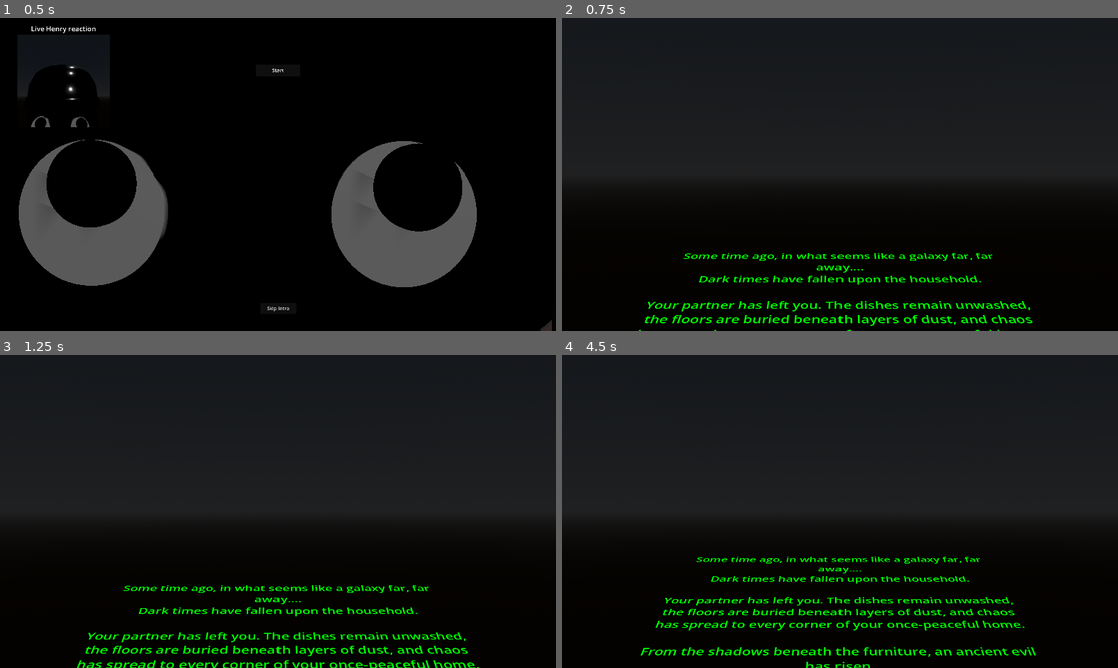
Above: before the commit, frames 1-4 (two rows, left to right).
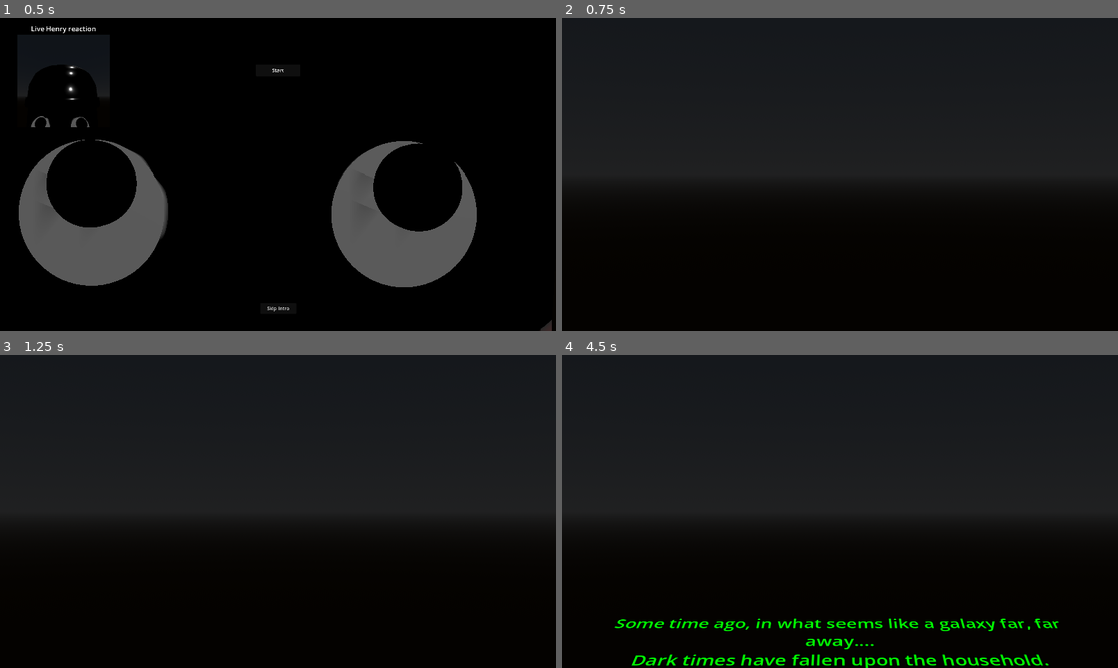
Above: after the commit, the same moments.

Repository: AleksGameJam/game-jam-2026
Game: Godot game, scene res://intro/Intro.tscn
Two runs of this game, one before a commit and one after it. Both use one fixed random seed, a clock stepped at 60 frames per second and the inputs below. Sound files missing from this copy of the repository are replaced by a short silence.
Inputs:
- Up to frame 1 (0.5 s): no input
- Up to frame 2 (0.75 s): click "Start" at 0.5 s
- Up to frame 3 (1.25 s): no input
- Up to frame 4 (4.5 s): hold E (rotate_right) 1.28-2.03 s; hold Space (turbo_mode) 1.28-2.03 s; hold Down (ui_down) 2.03-2.78 s; tap Space (turbo_mode) at 2.1, 3.6 s; hold E (rotate_right) 2.78-3.53 s; hold Space (turbo_mode) 2.78-3.53 s; hold Up (ui_up) 3.53-4.28 s; hold Q (rotate_left) from 4.28 s (still down); hold Space (turbo_mode) from 4.28 s (still down)

Frame 1 is identical in both runs. In frame 2, 2.5% of the frame differs, in the area x 13-85%, y 75-100%; in frame 3, 3.1%; in frame 4, 5.1%, in the area x 9-90%, y 64-100%.

Commit message:
introstuff

Diff:
--- a/intro/Intro.tscn
+++ b/intro/Intro.tscn
@@ -31,7 +31,7 @@
 fov = 30.0
 
 [node name="Label3D" type="Label3D" parent="." unique_id=1232713981]
-transform = Transform3D(1, 0, 0, 0, 0.49347132, 0.86976206, 0, -0.86976206, 0.49347132, 0, -2.373247, -2.8849947)
+transform = Transform3D(1, 0, 0, 0, 0.49347132, 0.86976206, 0, -0.86976206, 0.49347132, 0, -2.7, 0)
 modulate = Color(0, 1, 0, 1)
 text = "Some time ago, in what seems like a galaxy far, far away....
 Dark times have fallen upon the household.
@@ -65,9 +65,9 @@
 anchor_right = 0.5
 anchor_bottom = 1.0
 offset_left = -150.0
-offset_top = -830.0
+offset_top = -230.0
 offset_right = 150.0
-offset_bottom = -730.0
+offset_bottom = -130.0
 grow_horizontal = 2
 grow_vertical = 0
 theme_override_font_sizes/font_size = 32
--- a/intro/label_3d.gd
+++ b/intro/label_3d.gd
@@ -8,7 +8,7 @@
 	# Move up along the node's local Y-axis gradually
 	if has_started:
 		translate(Vector3.UP * speed * delta)
-		await get_tree().create_timer(10.0).timeout
+		await get_tree().create_timer(33.0).timeout
 		$"../Continue".visible = true
 
 
--- /dev/null
+++ b/scenes/TutorialScene.tscn
@@ -0,0 +1,12 @@
+[gd_scene format=3 uid="uid://kc33ehs63mvv"]
+
+[ext_resource type="PackedScene" uid="uid://c7wwk8ft0cy87" path="res://scenes/player.tscn" id="1_vgu8r"]
+
+[sub_resource type="Environment" id="Environment_h3dn6"]
+
+[node name="TutorialScene" type="Node3D" unique_id=1159428588]
+
+[node name="WorldEnvironment" type="WorldEnvironment" parent="." unique_id=533472152]
+environment = SubResource("Environment_h3dn6")
+
+[node name="da snabel zone" parent="." unique_id=2057323852 instance=ExtResource("1_vgu8r")]
